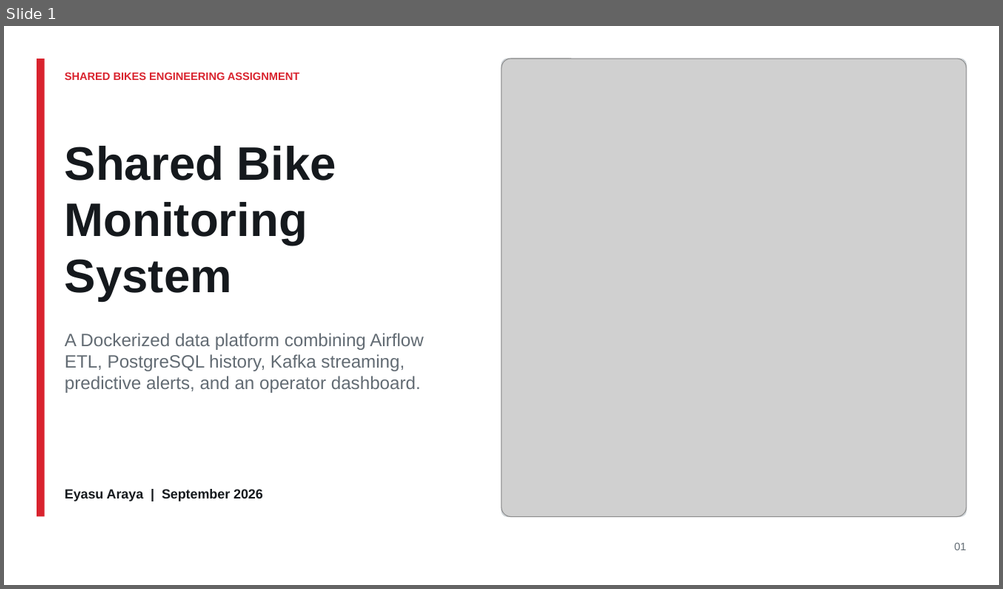
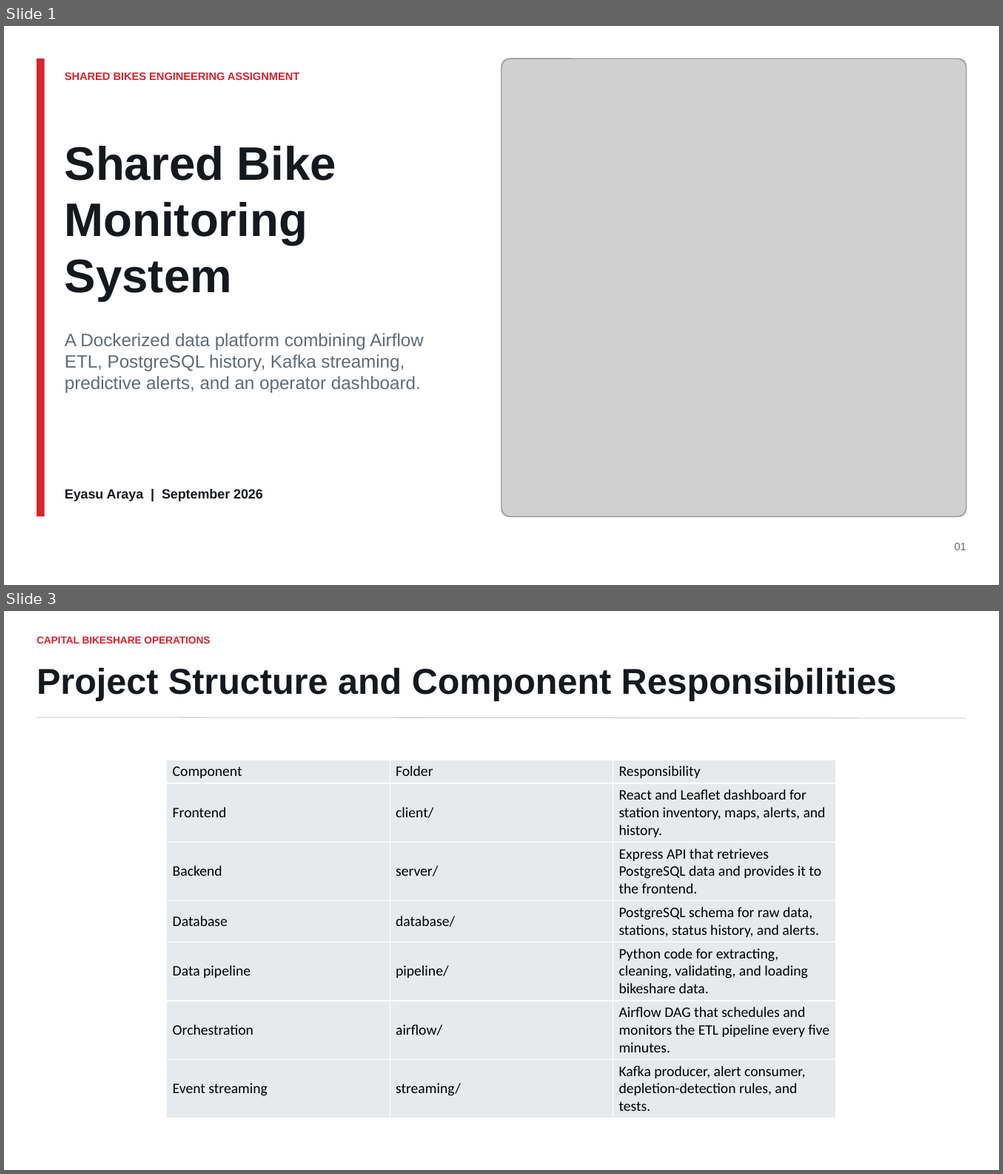
Before and after one commit to EyasuTes/Shared-Bikes-App, a slide deck: capital_bikeshare_operations_platform.pptx. Shown one above the other, each under a label of ours: slide 1 before the commit, slides 1 and 3 after it; the slides between them are not shown. The pictures are 1003x589 and 1003x1174 pixels, drawn with LibreOffice and Linux fonts; fonts in the diff are those of the drawing; grey boxes stand for pictures. Boxes give left, top, right and bottom in pixels: in the first picture for what was removed or moved away, otherwise in the second. Text is boxed around its words. In the diff, an @@ line names an element or a change of style, - is before the commit and + after.

Commit message:
docs: update project presentation with implementation details

```diff
--- a/capital_bikeshare_operations_platform.pptx
+++ b/capital_bikeshare_operations_platform.pptx
@@ slide 3 added at (4,611,999,1170), background #FFFFFF @@
@@ text added at (37,636,210,644), 9.8 pt, text #D9232E, bold @@
+CAPITAL BIKESHARE OPERATIONS
@@ text added at (37,667,896,701), 34.7 pt, text #15191D, bold @@
+Project Structure and Component Responsibilities
@@ line added from (37, 718) to (967, 718), #C9CED2 0.75 pt @@
@@ table added at (167,760,836,1116), 7 rows, 3 columns @@
+Component | Folder | Responsibility
+Frontend | client/ | React and Leaflet dashboard for station inventory, maps, alerts, and history.
+Backend | server/ | Express API that retrieves PostgreSQL data and provides it to the frontend.
+Database | database/ | PostgreSQL schema for raw data, stations, status history, and alerts.
+Data pipeline | pipeline/ | Python code for extracting, cleaning, validating, and loading bikeshare data.
+Orchestration | airflow/ | Airflow DAG that schedules and monitors the ETL pipeline every five minutes.
+Event streaming | streaming/ | Kafka producer, alert consumer, depletion-detection rules, and tests.
```
Also in this commit, not shown: 3 slides changed, 6 other slides added, 1 slide removed.
